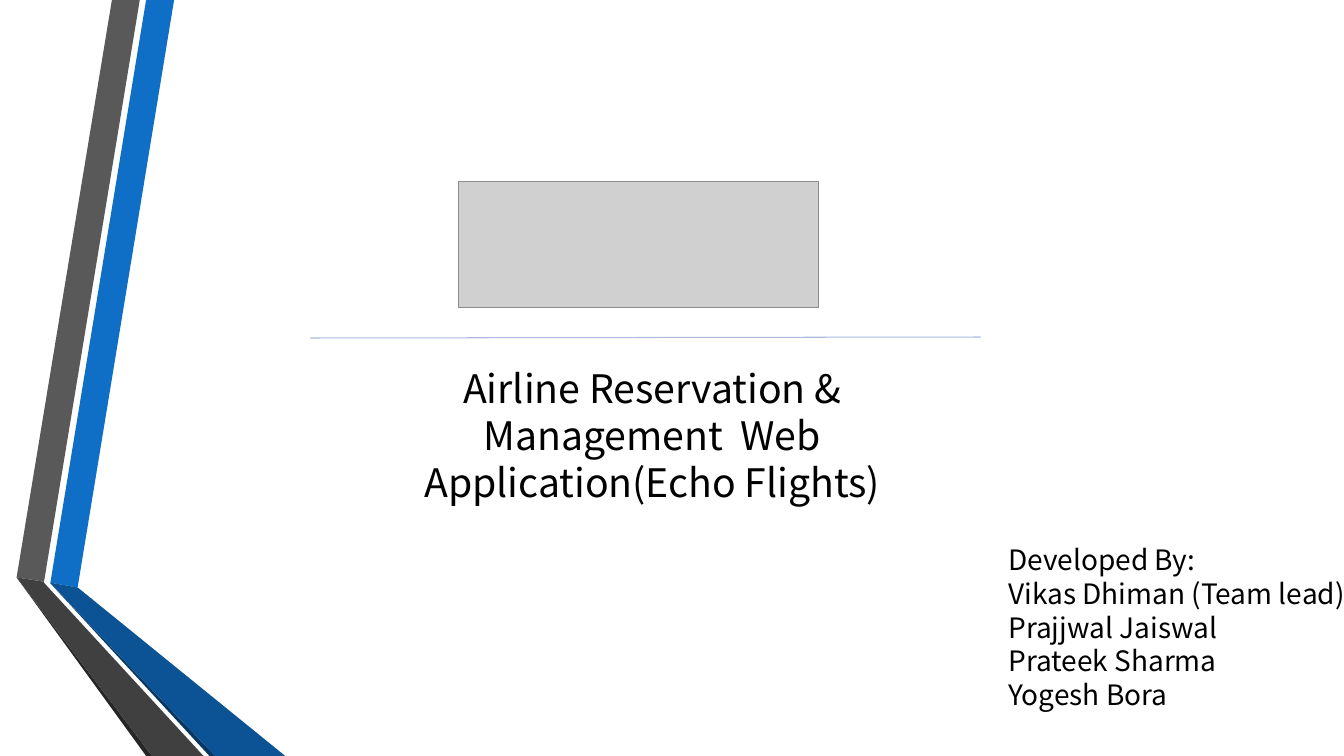
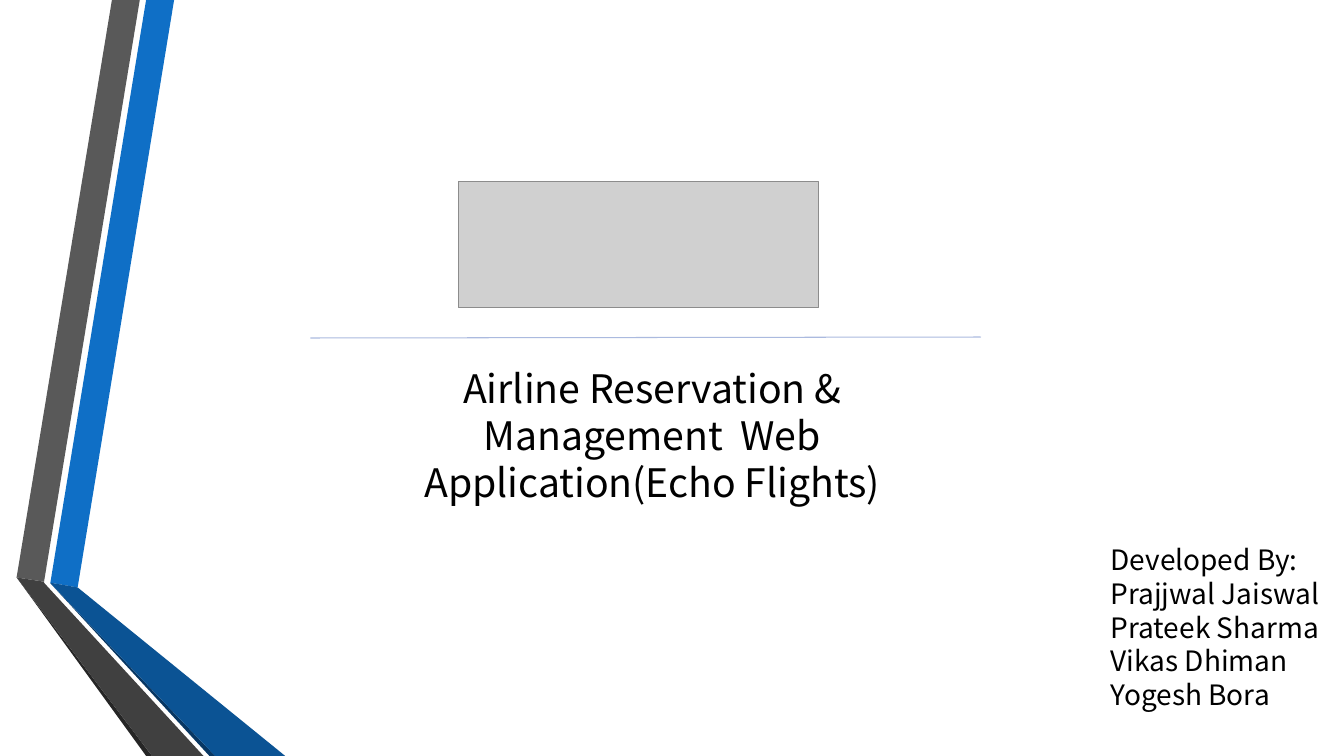
Before and after one commit to vikasdhiman0635/Airline_Reservation, a slide deck: slide 1 of Document/EchoFlightsPPT.pptx. Drawn at 1344x756 pixels with LibreOffice and Linux fonts; fonts in the diff are those of the drawing; grey boxes stand for pictures; background and template pictures are left out. Boxes give left, top, right and bottom in pixels: in the first picture for what was removed or moved away, otherwise in the second. Text is boxed around its words. In the diff, an @@ line names an element or a change of style, - is before the commit and + after.

```diff
--- a/Document/EchoFlightsPPT.pptx
+++ b/Document/EchoFlightsPPT.pptx
@@ text "Developed By:": place and size @@
-text "Developed By:" at <box>1008,547,1344,712</box>
+text "Developed By:" at <box>1111,547,1320,712</box>
@@ text at <box>1008,576,1344,610</box>: paragraph removed @@
-Vikas Dhiman (Team lead)
@@ text at <box>1111,648,1288,672</box>: paragraph added @@
+Vikas Dhiman
```
Also in this commit, not shown: 7 other slides changed, 2 slides added, 1 slide removed, 9 other files.
